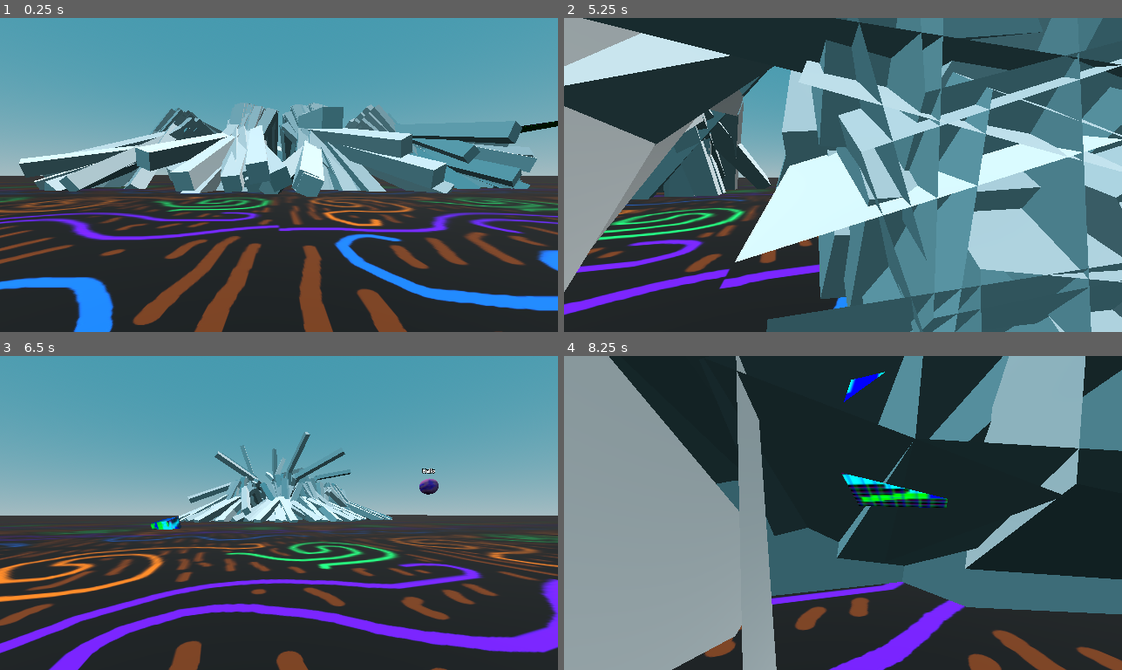
Above: before the commit, frames 1-4 (two rows, left to right).
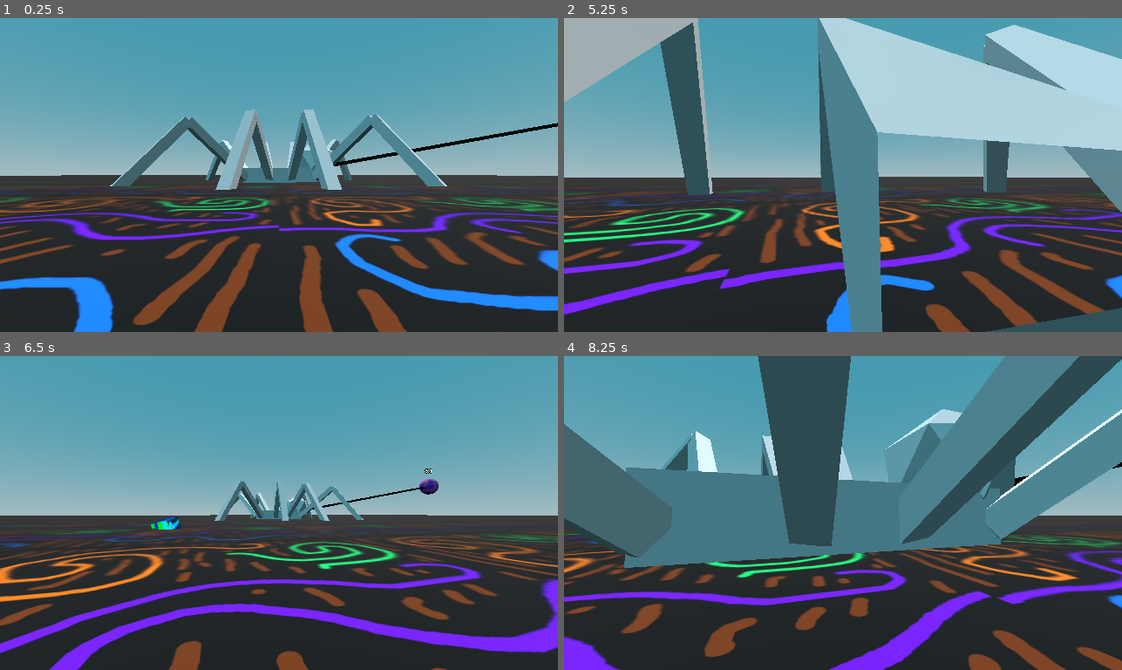
Above: after the commit, the same moments.

Repository: officialErnests/de-ai-ed
Game: Godot game, scene res://scenes/main.tscn
Two runs of this game, one before a commit and one after it. Both use one fixed random seed, a clock stepped at 60 frames per second and the inputs below.
Inputs (mouse positions are in pixels of both pictures, inside the frame that each line leads up to):
- Up to frame 1 (0.25 s): no input
- Up to frame 2 (5.25 s): tap Enter at 0.5 s; move the mouse to (870, 175) at 0.52 s; press the mouse at (870, 175) at 0.53 s; hold W (movement_forward) 0.53-1.25 s; release the mouse at (870, 175) at 1.25 s; drag from (731, 190) to (815, 237) at 1.27 s; move the mouse to (898, 105) at 2.02 s; hold D (movement_right) 2.03-2.75 s; hold Mouse wheel down (scroll_down) 2.03-2.75 s; drag from (815, 237) to (675, 127) at 2.77 s; move the mouse to (1010, 222) at 3.52 s; press the mouse at (1010, 222) at 3.53 s; hold A (movement_left) 3.53-4.25 s; release the mouse at (1010, 222) at 4.25 s; drag from (675, 127) to (759, 96) at 4.27 s; tap Space at 5 s; move the mouse to (870, 175) at 5.02 s; hold S (movement_backward) from 5.03 s (still down); hold Mouse wheel down (scroll_down) from 5.03 s (still down); click (870, 175) at 5.17 s
- Up to frame 3 (6.5 s): release S (movement_backward) at 5.75 s; release Mouse wheel down (scroll_down) at 5.75 s; drag from (195, 434) to (167, 528) at 5.77 s
- Up to frame 4 (8.25 s): move the mouse to (965, 497) at 6.52 s; press the mouse at (965, 497) at 6.53 s; hold W (movement_forward) 6.53-7.25 s; release the mouse at (965, 497) at 7.25 s; drag from (731, 528) to (815, 575) at 7.27 s; move the mouse to (898, 443) at 8.02 s; hold S (movement_backward) from 8.03 s (still down); hold Mouse wheel down (scroll_down) from 8.03 s (still down)

The runs differ from the first frame. In frame 1, 16% of the frame differs, in the area x 3-100%, y 26-57%; in frame 2, 76%; in frame 3, 4.0%; in frame 4, 81%, in the area x 0-100%, y 0-100%.
Error before the commit: Invalid call. Nonexistent function 'calc' in base 'Array'. (res://scripts/agent.gd:83)

Commit message:
Might have found the issue XD

Diff:
--- a/scripts/agent.gd
+++ b/scripts/agent.gd
@@ -15,26 +15,31 @@
 # Called when the node enters the scene tree for the first time.
 func _ready() -> void:
 	genGoal()
-	var res = []
-	for i in range(8):
-		res.append(rVector3D())
-		res.append(rVector3D())
-	spider.setVel(res)
 
 func genBrain():
-	print("GEN")
 	if LAYER_COUNT == 1:
-		neuron_layers.append(Neuron_Layer.new(51, NEURONS_IN_LAYER))
+		neuron_layers.append(Neuron_Layer.new(51, NEURONS_IN_LAYER, null))
 	else:
 		for iter_layer in LAYER_COUNT:
 			if iter_layer == 0:
-				neuron_layers.append(Neuron_Layer.new(51, NEURONS_IN_LAYER))
+				neuron_layers.append(Neuron_Layer.new(51, NEURONS_IN_LAYER, null))
 			else:
-				neuron_layers.append(Neuron_Layer.new(NEURONS_IN_LAYER, NEURONS_IN_LAYER))
-	neuron_layers.append(Neuron_Layer.new(NEURONS_IN_LAYER, 16))
+				neuron_layers.append(Neuron_Layer.new(NEURONS_IN_LAYER, NEURONS_IN_LAYER, null))
+	neuron_layers.append(Neuron_Layer.new(NEURONS_IN_LAYER, 16, null))
 
 func loadBrain(p_brain):
-	neuron_layers = p_brain
+	for iter in range(p_brain[0].size()):
+		var neuron_ammount = p_brain[0][iter]
+		var temp_neuron_layer = null
+		var params = p_brain[1][iter]
+		if iter == 0:
+			temp_neuron_layer = Neuron_Layer.new(51, neuron_ammount, params)
+		elif iter == p_brain[0].size():
+			temp_neuron_layer = Neuron_Layer.new(neuron_ammount, 16, params)
+		else:
+			temp_neuron_layer = Neuron_Layer.new(p_brain[0][iter - 1], neuron_ammount, params)
+		neuron_layers.append(temp_neuron_layer)
+	# neuron_layers.append()
 
 var timesss = 0
 func _process(delta: float) -> void:
@@ -64,8 +69,9 @@
 	var layer_neurons = []
 	var res = []
 	for layer in neuron_layers:
-		res.append_array(layer.getLayer())
-	return res
+		layer_neurons.append(layer.neurons.size())
+		res.append(layer.getLayer())
+	return [layer_neurons, res]
 
 func updateVisualisation():
 	var distance = goal.global_position.distance_to(spider_skel.global_position)
@@ -85,14 +91,19 @@
 
 class Neuron_Layer:
 	var neurons = []
-	func _init(p_inputs, p_neurons) -> void:
-		for i in range(p_neurons):
-			neurons.append(Neuron.new(p_inputs))
-			neurons[i].scramble()
+	func _init(p_inputs, p_neurons, p_load) -> void:
+		if p_load:
+			for i in range(p_neurons):
+				neurons.append(Neuron.new(p_inputs))
+				neurons[i].load(p_load[i][0], p_load[i][1])
+		else:
+			for i in range(p_neurons):
+				neurons.append(Neuron.new(p_inputs))
+				neurons[i].scramble()
 	func getLayer():
 		var res = []
 		for iter_neuron in neurons:
-			res.append_array(iter_neuron.getNeuron())
+			res.append(iter_neuron.getNeuron())
 		return res
 	func calc(p_inputs):
 		var result = []
@@ -108,14 +119,20 @@
 		inputs_size = p_inputs
 	func getNeuron():
 		return [weights, bias]
+	func load(p_weights, p_bias):
+		weights = p_weights
+		bias = p_bias
 	func scramble():
 		for i in range(inputs_size):
-			weights.append(randf_range(-1, 1))
-		bias = randf_range(-1, 1)
+			weights.append(randf_range(0, 0))
+		bias = randf_range(0, 0)
 	func calc(p_inputs):
 		var sum = 0
 		for iter in range(inputs_size):
 			sum += p_inputs[iter] * weights[iter]
 		sum += bias
+		# if sum != 0:
+		# 	print(sum, bias)
+		# 	return null
 		sum = clamp(sum, -1, 1)
 		return sum
--- a/scripts/spiders_skeleton.gd
+++ b/scripts/spiders_skeleton.gd
@@ -84,7 +84,7 @@
 class Leg_bone extends Bone:
 	var bone_next
 	var bone_prev
-	var set_dir_velocity
+	var set_dir_velocity = Vector3.ZERO
 	func _init(p_bone: PhysicalBone3D, p_bone_prev, p_bone_next):
 		super (p_bone)
 		if p_bone_next: bone_next = p_bone_next
